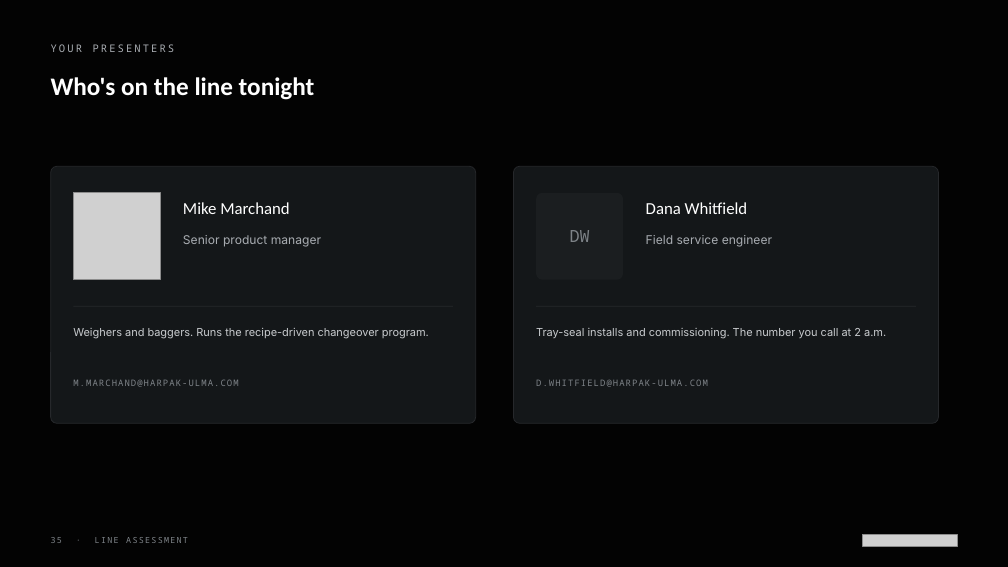
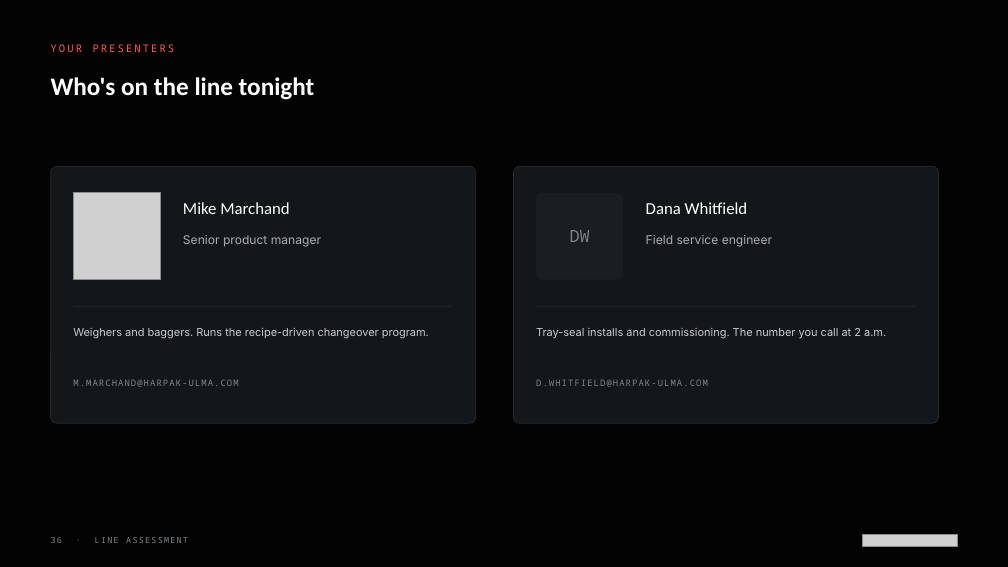
Before and after one commit to Harpak-ULMA-Packaging-LLC/harpak-ulma-deck-skill, a slide deck: slide 36 of assets/template/Harpak-ULMA-Deck-Template.pptx (slide 35 before the commit). Drawn at 1008x567 pixels with LibreOffice and Linux fonts; fonts in the diff are those of the drawing; grey boxes stand for pictures. Boxes give left, top, right and bottom in pixels: in the first picture for what was removed or moved away, otherwise in the second. Text is boxed around its words. In the diff, an @@ line names an element or a change of style, - is before the commit and + after.

```diff
--- a/assets/template/Harpak-ULMA-Deck-Template.pptx
+++ b/assets/template/Harpak-ULMA-Deck-Template.pptx
@@ text "YOUR PRESENTERS" at <box>51,44,175,52</box>: text colour #A7ABB0 to #FF5A46 @@
```
Also in this commit, not shown: 42 other slides changed, 2 slides added, 1 slide removed, 47 other files.
